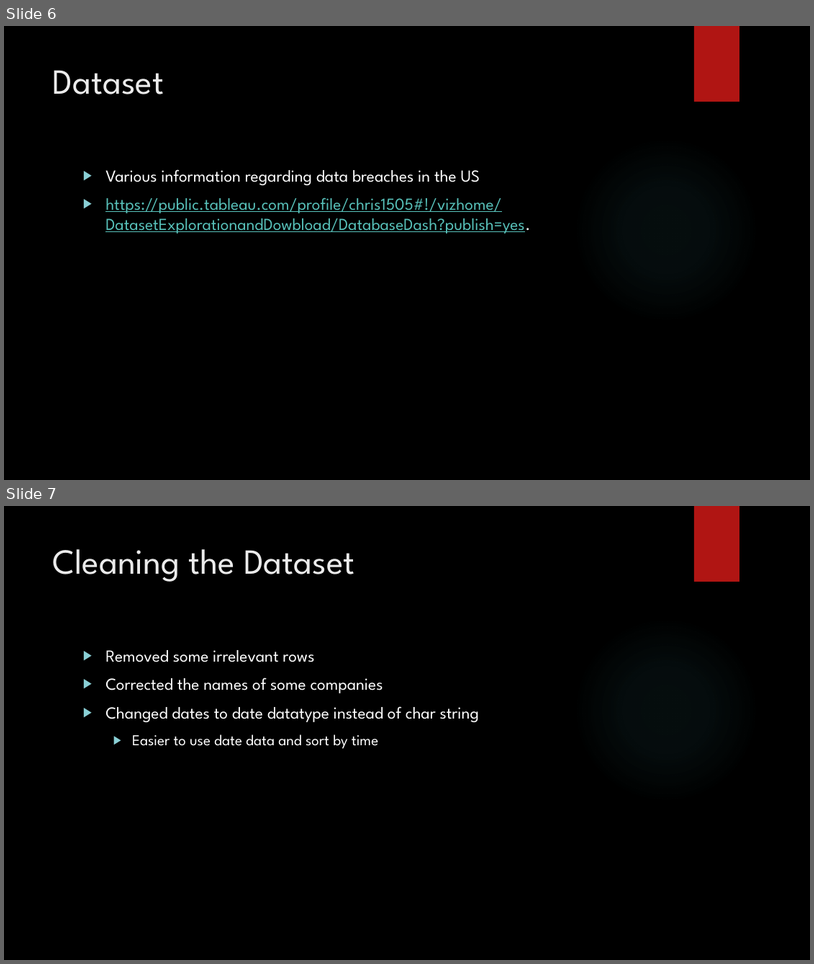
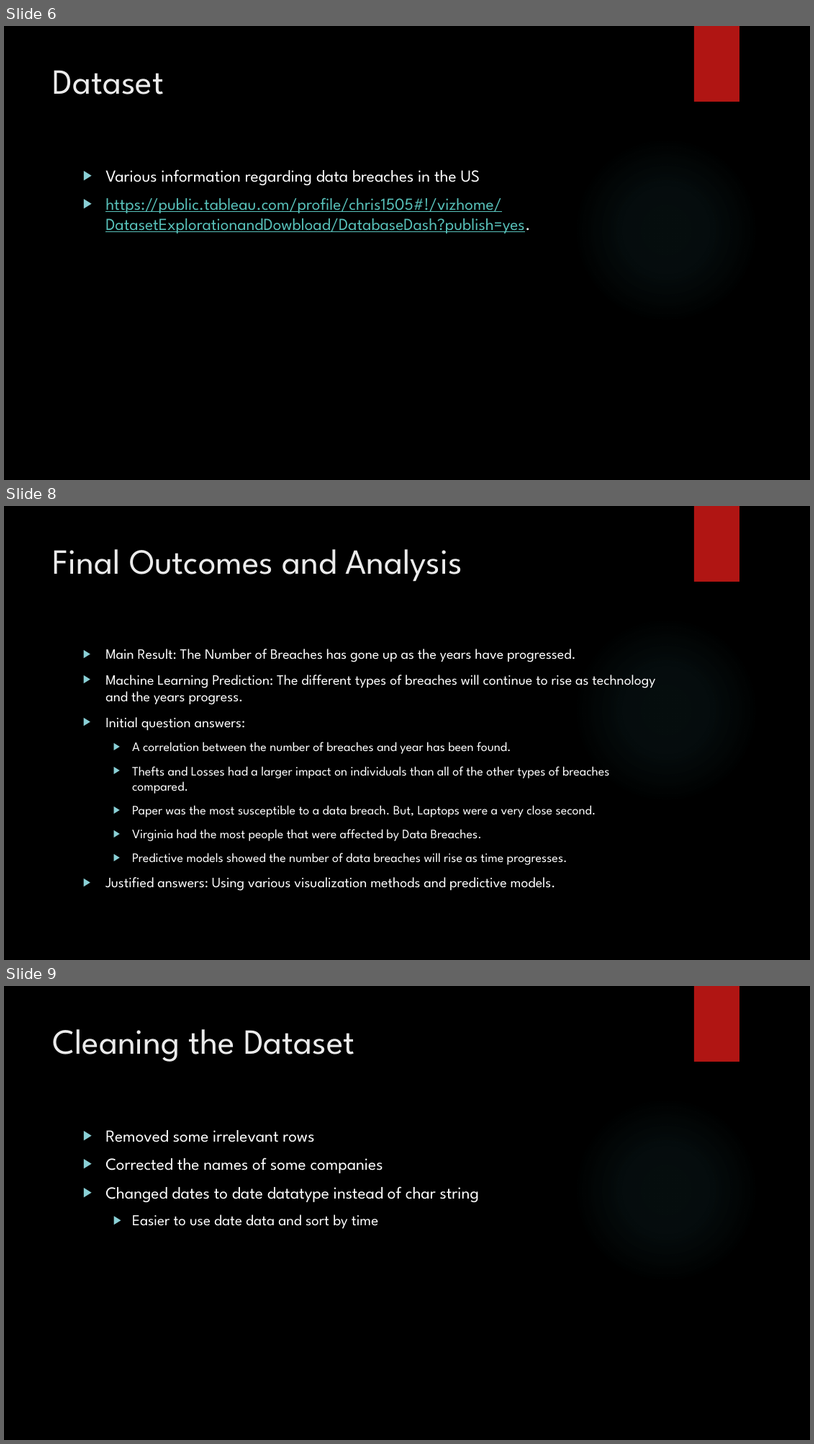
Before and after one commit to bigjohn80000/CIS435-Project, a slide deck: Final presentation_CIS435.pptx. Shown one above the other, each under a label of ours: slides 6 and 7 before the commit, slides 6, 8 and 9 after it; the slides between them are not shown. The pictures are 814x964 and 814x1444 pixels, drawn with LibreOffice and Linux fonts; fonts in the diff are those of the drawing; background and template pictures are left out. Boxes give left, top, right and bottom in pixels: in the first picture for what was removed or moved away, otherwise in the second. Text is boxed around its words. In the diff, an @@ line names an element or a change of style, - is before the commit and + after.

```diff
--- a/Final presentation_CIS435.pptx
+++ b/Final presentation_CIS435.pptx
@@ slide 8 added at (x1=4, y1=506, x2=810, y2=960), background picture (left out); not listed: 2 template elements that a slide beside it also shows @@
@@ title added at (x1=53, y1=549, x2=463, y2=582), 42 pt, text #EBEBEB @@
+Final Outcomes and Analysis
@@ text added at (x1=106, y1=649, x2=656, y2=890), 15.3 pt, text #FFFFFF @@
+▶ Main Result: The Number of Breaches has gone up as the years have progressed.
+▶ Machine Learning Prediction: The different types of breaches will continue to rise as technology and the years progress.
+▶ Initial question answers:
+  ▶ A correlation between the number of breaches and year has been found.
+  ▶ Thefts and Losses had a larger impact on individuals than all of the other types of breaches compared.
+  ▶ Paper was the most susceptible to a data breach. But, Laptops were a very close second.
+  ▶ Virginia had the most people that were affected by Data Breaches.
+  ▶ Predictive models showed the number of data breaches will rise as time progresses.
+▶ Justified answers: Using various visualization methods and predictive models.
@@ what was slide 7 is now slide 9 @@
```
Also in this commit, not shown: 3 other slides added.
